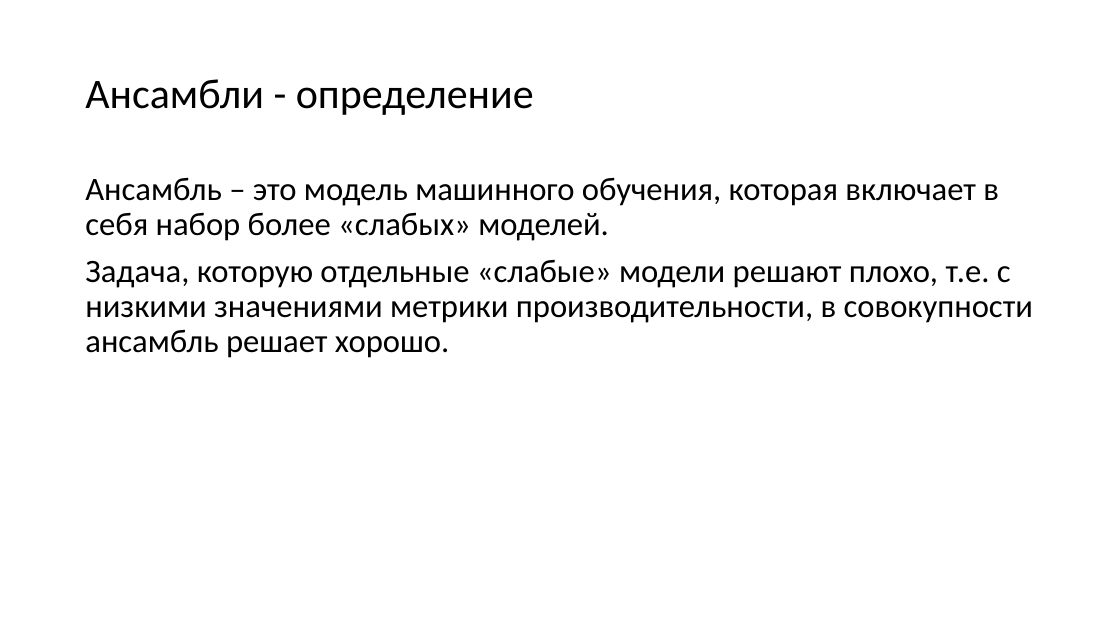
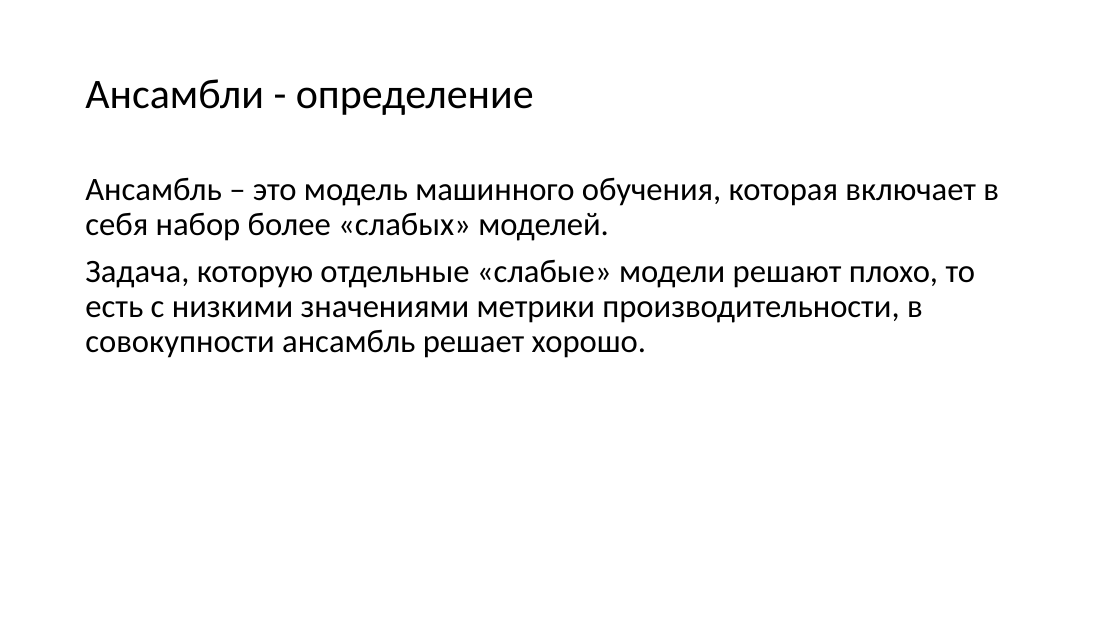
Before and after one commit to mosalov/AI_main_lectures, a slide deck: slide 3 of Лекция 9 10_03_2021.pptx. Drawn at 1120x630 pixels with LibreOffice and Linux fonts; fonts in the diff are those of the drawing. Boxes give left, top, right and bottom in pixels: in the first picture for what was removed or moved away, otherwise in the second. Text is boxed around its words. In the diff, an @@ line names an element or a change of style, - is before the commit and + after.

```diff
--- a/Лекция 9 10_03_2021.pptx
+++ b/Лекция 9 10_03_2021.pptx
@@ text at (85,260,976,358): text changed @@
-Задача, которую отдельные «слабые» модели решают плохо, т.е. с низкими значениями метрики производительности, в совокупности ансамбль решает хорошо.
+Задача, которую отдельные «слабые» модели решают плохо, то есть с низкими значениями метрики производительности, в совокупности ансамбль решает хорошо.
```
Also in this commit, not shown: 2 other slides changed.
